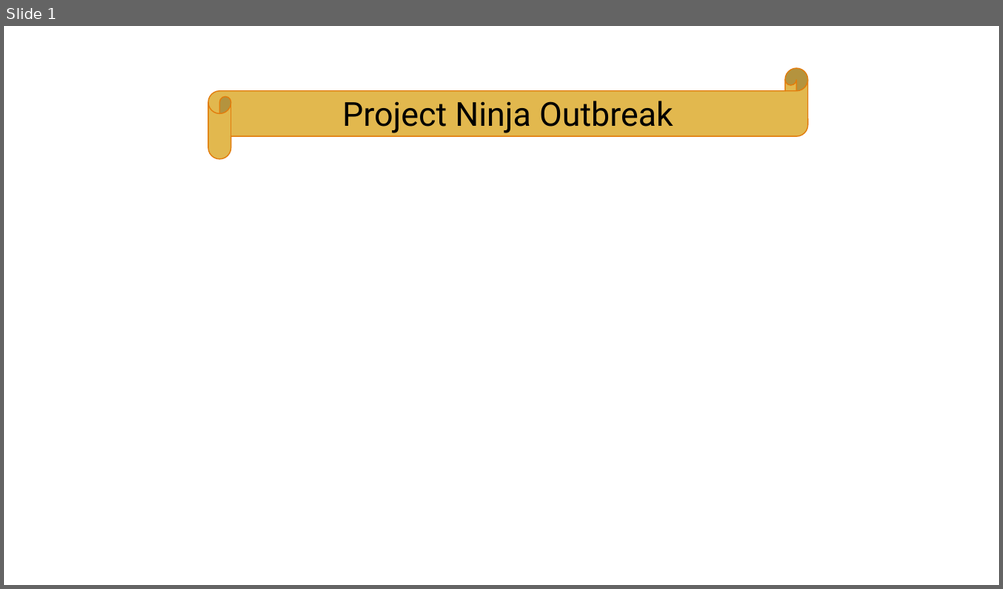
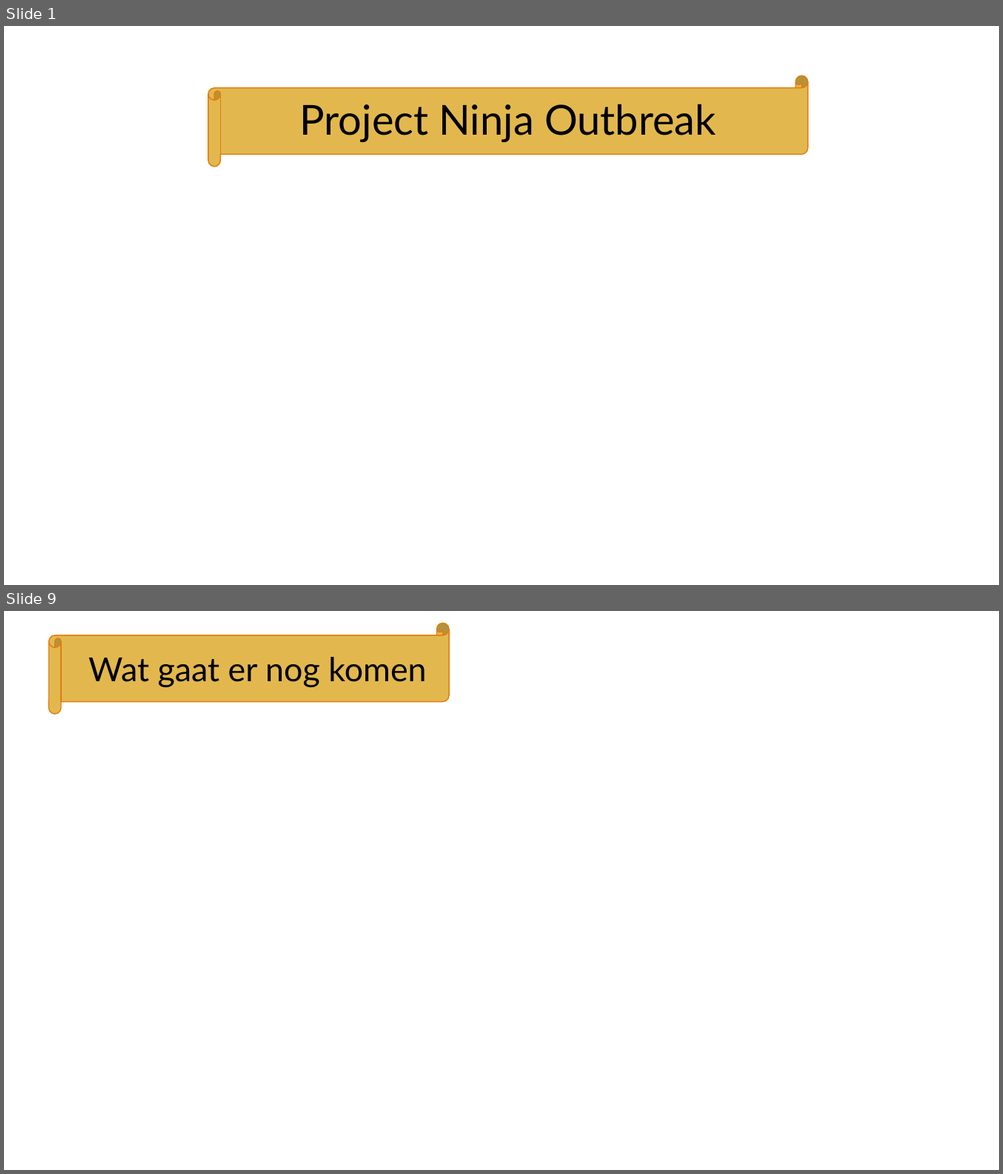
Before and after one commit to Sepi-Florez/Project-Ninja-Outbreak, a slide deck: Presentatie/NinjaOutbreak.pptx. Shown one above the other, each under a label of ours: slide 1 before the commit, slides 1 and 9 after it; the slides between them are not shown. The pictures are 1003x589 and 1003x1174 pixels, drawn with LibreOffice and Linux fonts; fonts in the diff are those of the drawing. Boxes give left, top, right and bottom in pixels: in the first picture for what was removed or moved away, otherwise in the second. Text is boxed around its words. In the diff, an @@ line names an element or a change of style, - is before the commit and + after.

```diff
--- a/Presentatie/NinjaOutbreak.pptx
+++ b/Presentatie/NinjaOutbreak.pptx
@@ slide 9 added at bbox=[4, 611, 999, 1170], background #FFFFFF @@
@@ horizontal scroll added at bbox=[48, 623, 449, 714], fill #E2B84E, outline #E27C0C 1 pt @@
@@ text added at bbox=[88, 657, 426, 687], 32 pt, text #000000 @@
+Wat gaat er nog komen
@@ slide 1 changed as well @@
@@ horizontal scroll: place and size @@
-horizontal scroll at bbox=[208, 68, 808, 159]
+horizontal scroll at bbox=[208, 76, 808, 167]
@@ horizontal scroll at bbox=[208, 76, 808, 167]: proportions changed @@
@@ text "Project Ninja Outbreak" at bbox=[300, 104, 716, 142]: size 32 to 40 pt, font Roboto to Lato @@
```
Also in this commit, not shown: 7 other slides added.
